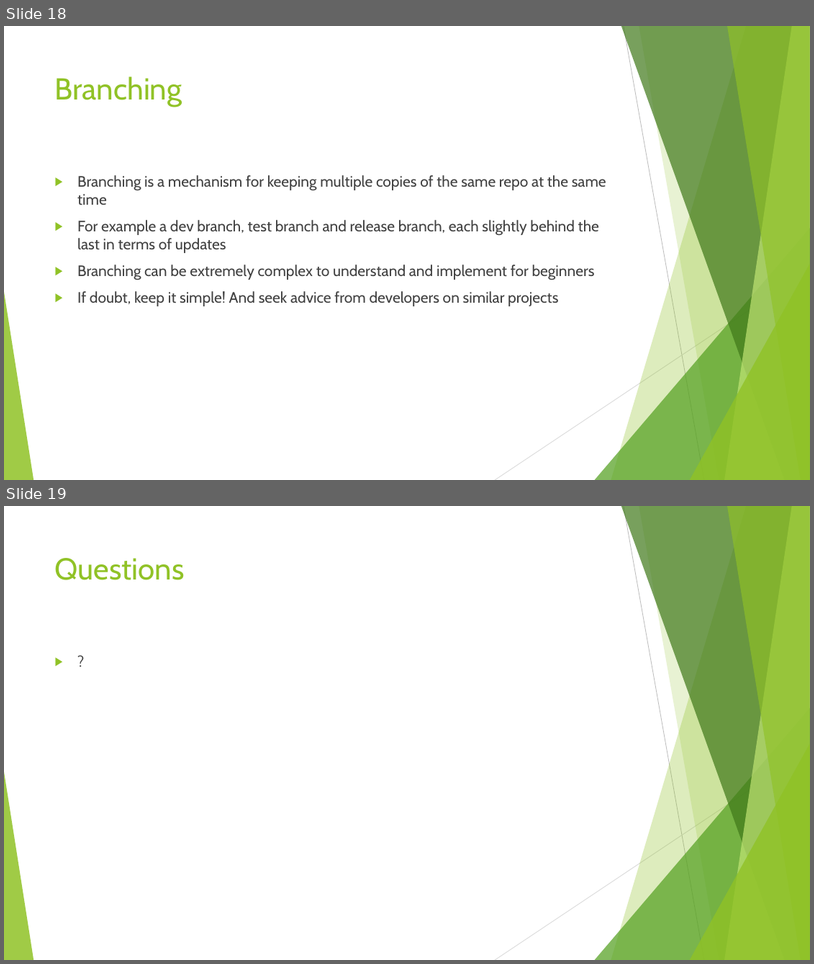
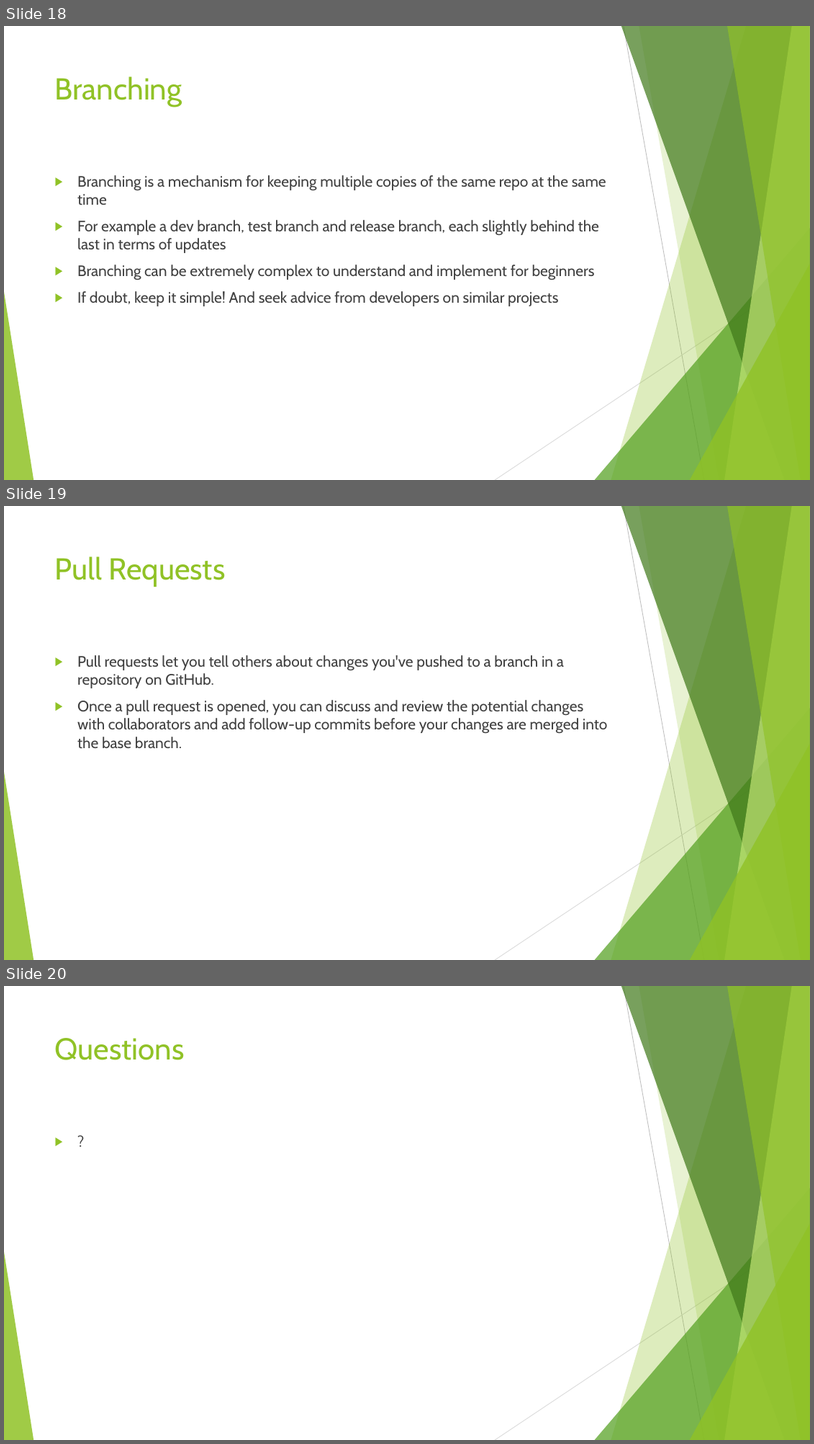
Before and after one commit to SimonStride/Presentations, a slide deck: Source Control/Source Control.pptx. Shown one above the other, each under a label of ours: slides 18 and 19 before the commit, slides 18, 19 and 20 after it. The pictures are 814x964 and 814x1444 pixels, drawn with LibreOffice and Linux fonts; fonts in the diff are those of the drawing. Boxes give left, top, right and bottom in pixels: in the first picture for what was removed or moved away, otherwise in the second. Text is boxed around its words. In the diff, an @@ line names an element or a change of style, - is before the commit and + after.

Commit message:
Minor tweaks following CI session

```diff
--- a/Source Control/Source Control.pptx
+++ b/Source Control/Source Control.pptx
@@ slide 19 added at [4,506,810,960], background #FFFFFF; not listed: 10 template elements that a slide beside it also shows @@
@@ title added at [55,556,226,587], 36 pt, text #90C226 @@
+Pull Requests
@@ text added at [77,655,608,748], 18 pt, text #404040 @@
+▶ Pull requests let you tell others about changes you've pushed to a branch in a repository on GitHub.
+▶ Once a pull request is opened, you can discuss and review the potential changes with collaborators and add follow-up commits before your changes are merged into the base branch.
@@ what was slide 19 is now slide 20 @@
```
Also in this commit, not shown: 1 slide changed.
